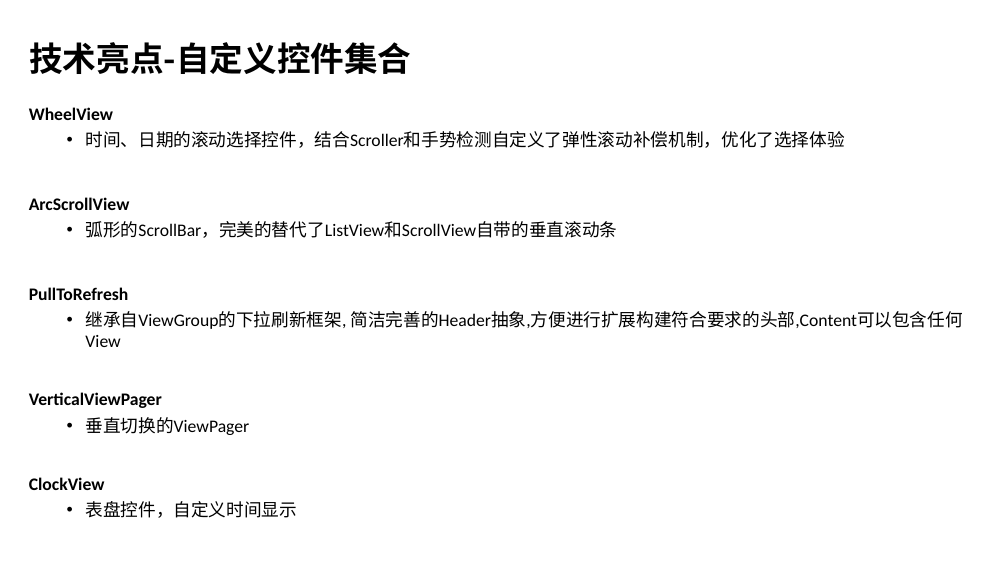
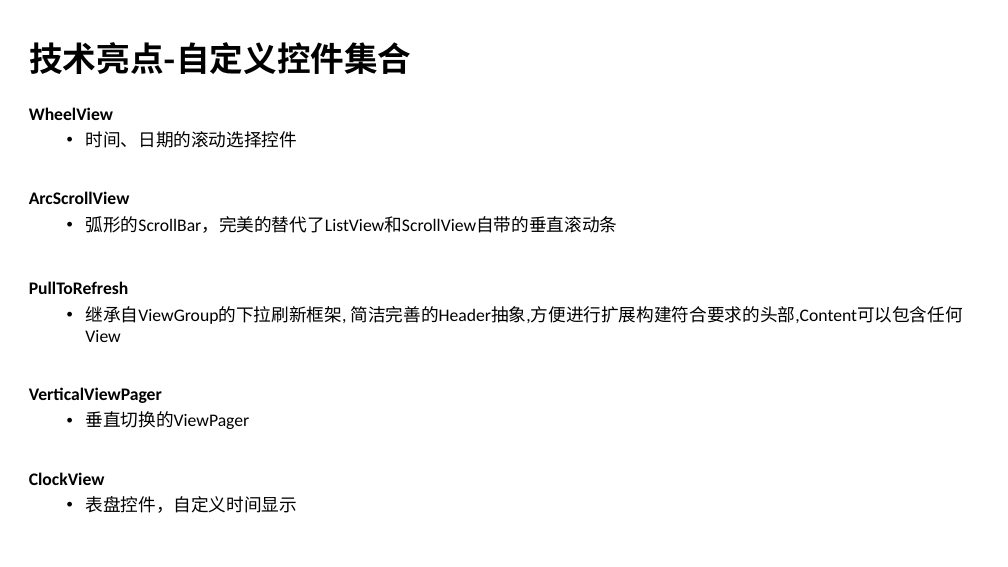
Before and after one commit to wangzhengyi/WangZhengyi, a slide deck: slide 11 of promote/2016阿里晋升述职.pptx. Drawn at 1008x567 pixels with LibreOffice and Linux fonts; fonts in the diff are those of the drawing; background and template pictures are left out. Boxes give left, top, right and bottom in pixels: in the first picture for what was removed or moved away, otherwise in the second. Text is boxed around its words. In the diff, an @@ line names an element or a change of style, - is before the commit and + after.

Commit message:
继续优化-完善阅读稿

```diff
--- a/promote/2016阿里晋升述职.pptx
+++ b/promote/2016阿里晋升述职.pptx
@@ text at (85,131,297,148): text changed @@
-  • 时间、日期的滚动选择控件，结合Scroller和手势检测自定义了弹性滚动补偿机制，优化了选择体验
+  • 时间、日期的滚动选择控件
```
Also in this commit, not shown: 2 other slides changed, 1 other file.
